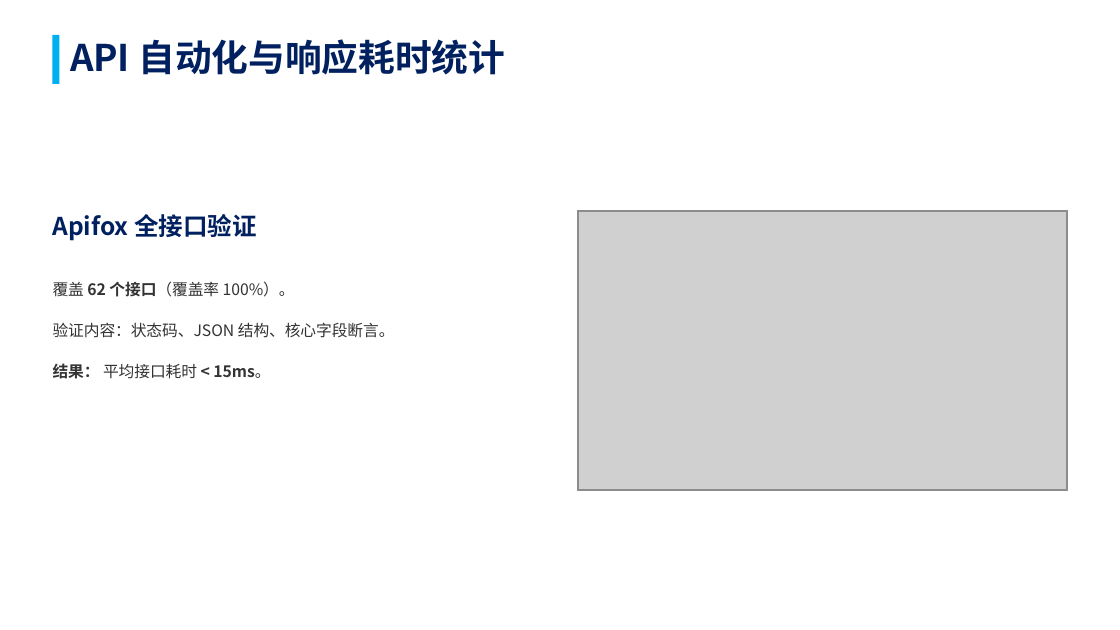
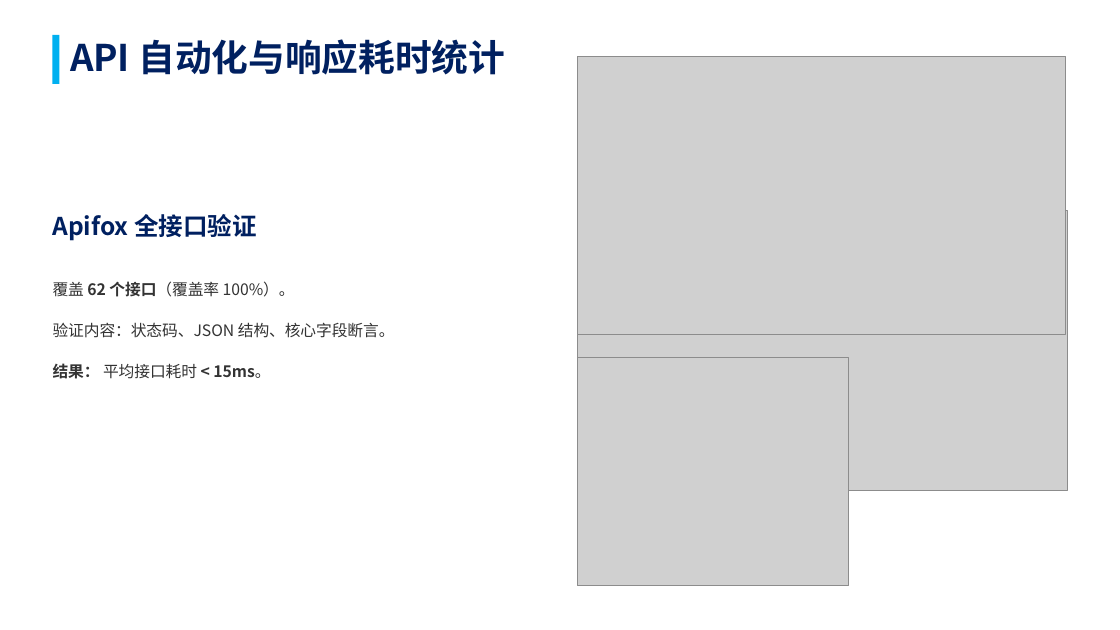
Before and after one commit to aasuan/ZJUT-TEST-10, a slide deck: slide 21 of 苍穹外卖测试报告答辩.pptx. Drawn at 1120x630 pixels with LibreOffice and Linux fonts; fonts in the diff are those of the drawing; grey boxes stand for pictures; background and template pictures are left out. Boxes give left, top, right and bottom in pixels: in the first picture for what was removed or moved away, otherwise in the second. Text is boxed around its words. In the diff, an @@ line names an element or a change of style, - is before the commit and + after.

```diff
--- a/苍穹外卖测试报告答辩.pptx
+++ b/苍穹外卖测试报告答辩.pptx
@@ picture: place and size @@
-picture at [579,212,1067,490]
+picture at [578,56,1066,334]
@@ picture added at [578,358,849,586] @@
```
Also in this commit, not shown: 1 other slide changed, 2 other files.
